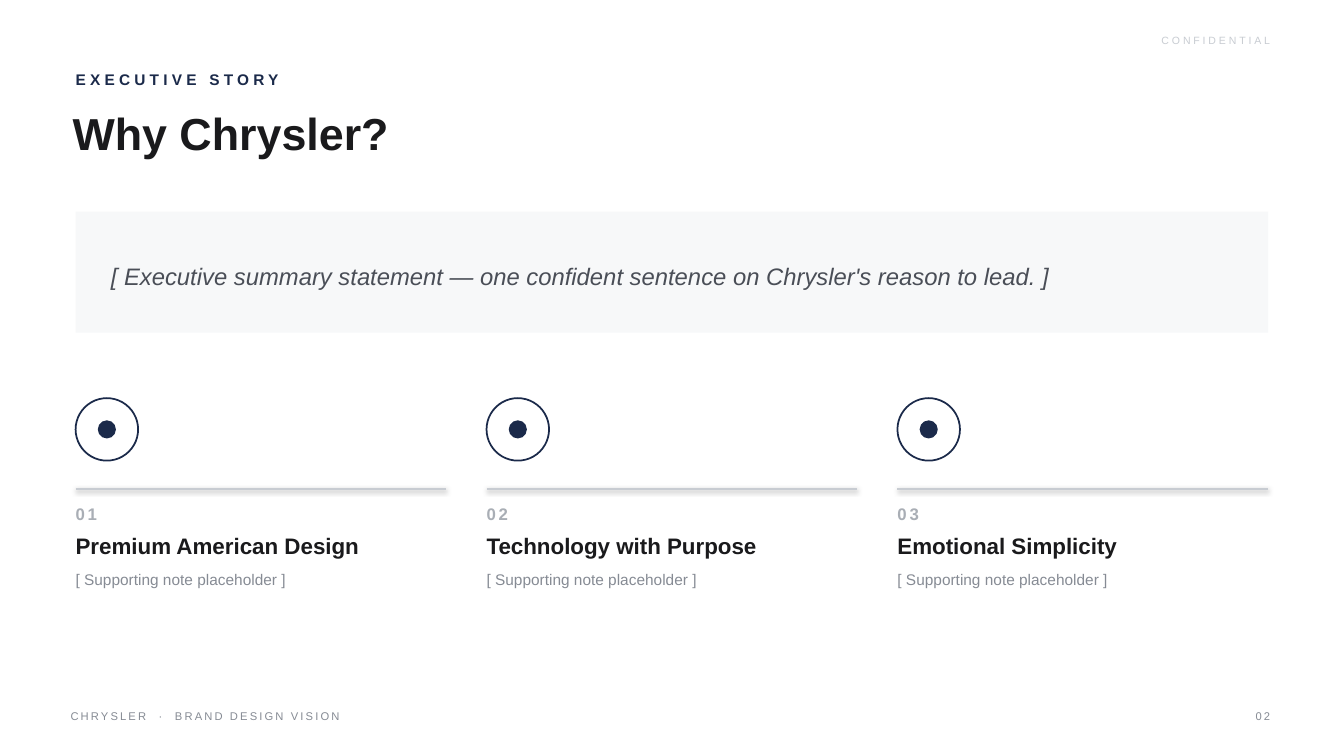
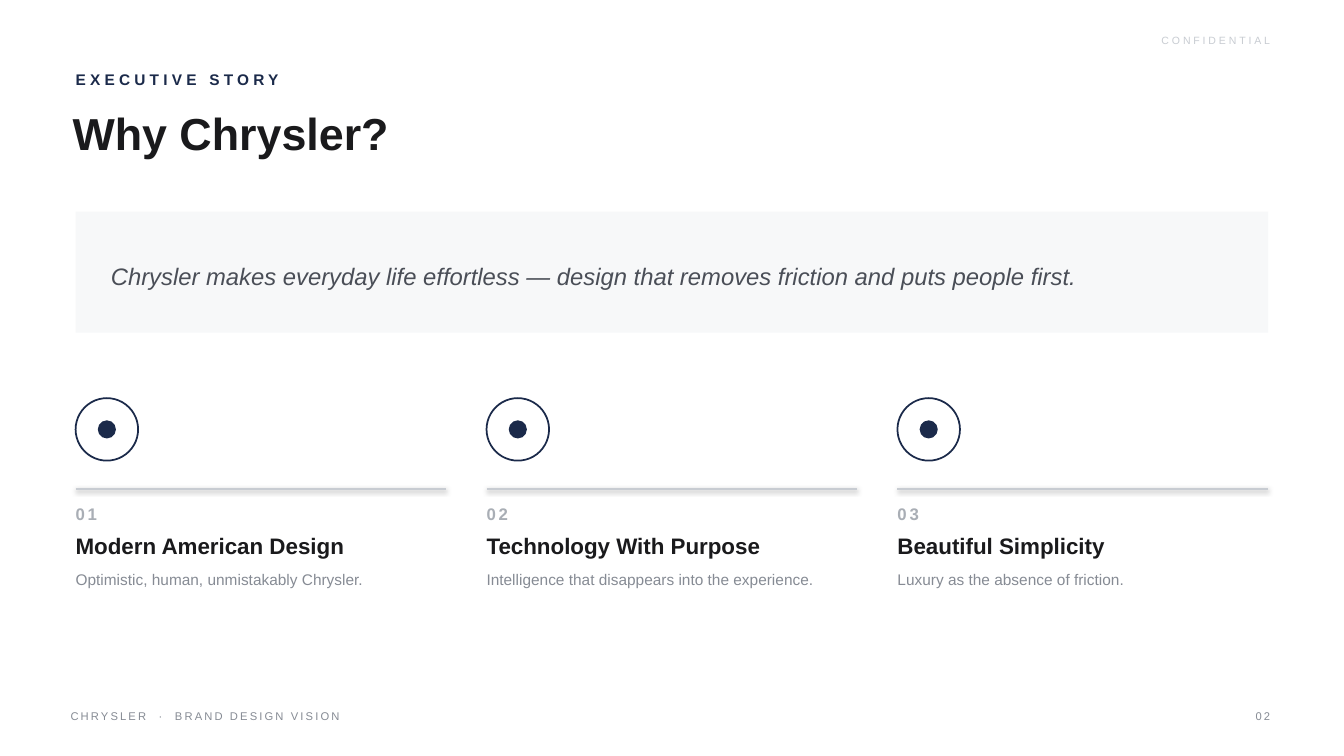
Before and after one commit to LG-Succe55/CLAUDE, a slide deck: slide 2 of Chrysler_Brand_Design_Vision.pptx. Drawn at 1344x756 pixels with LibreOffice and Linux fonts; fonts in the diff are those of the drawing. Boxes give left, top, right and bottom in pixels: in the first picture for what was removed or moved away, otherwise in the second. Text is boxed around its words. In the diff, an @@ line names an element or a change of style, - is before the commit and + after.

```diff
--- a/Chrysler_Brand_Design_Vision.pptx
+++ b/Chrysler_Brand_Design_Vision.pptx
@@ text at bbox=[111, 267, 1076, 290]: text changed @@
-[ Executive summary statement — one confident sentence on Chrysler's reason to lead. ]
+Chrysler makes everyday life effortless — design that removes friction and puts people first.
@@ text at bbox=[76, 537, 363, 588]: text changed @@
-Premium American Design
-[ Supporting note placeholder ]
+Modern American Design
+Optimistic, human, unmistakably Chrysler.
@@ text at bbox=[487, 537, 813, 588]: text changed @@
-Technology with Purpose
-[ Supporting note placeholder ]
+Technology With Purpose
+Intelligence that disappears into the experience.
@@ text at bbox=[897, 537, 1124, 588]: text changed @@
-Emotional Simplicity
-[ Supporting note placeholder ]
+Beautiful Simplicity
+Luxury as the absence of friction.
```
Also in this commit, not shown: 13 other slides changed, 1 other file.
